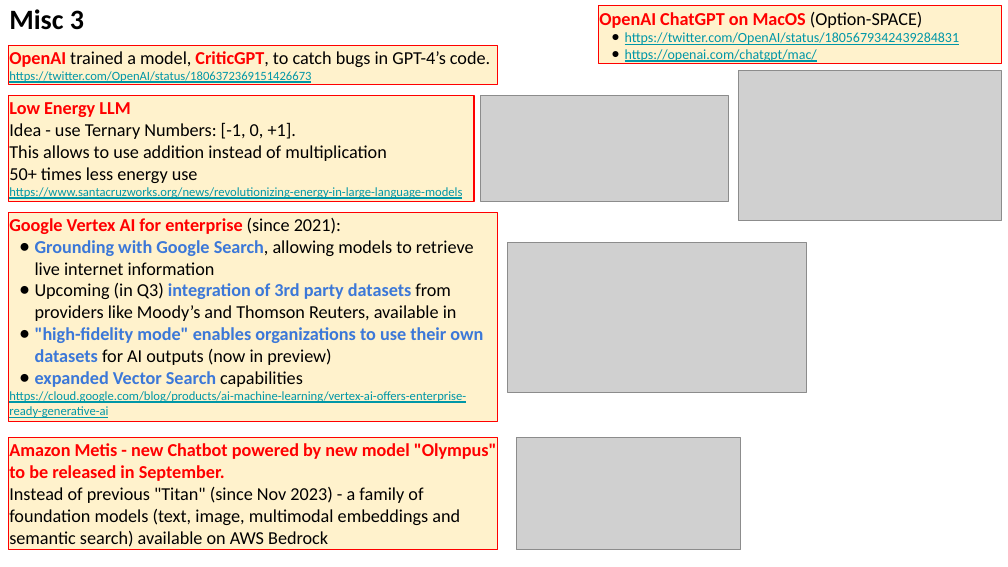
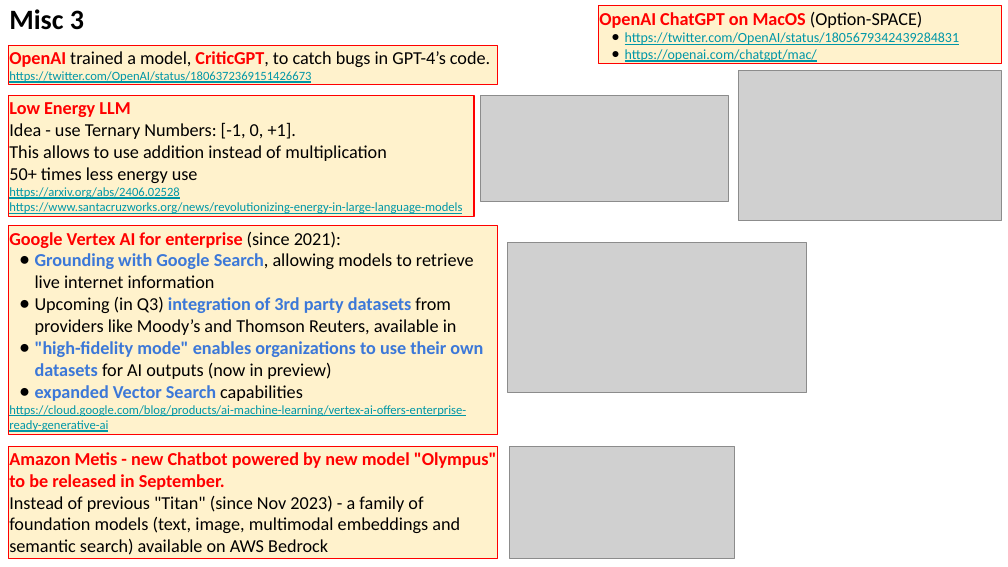
Before and after one commit to lselector/seminar, a slide deck: slide 7 of 2024/2024-06-28-AI-Updates.pptx. Drawn at 1008x567 pixels with LibreOffice and Linux fonts; fonts in the diff are those of the drawing; grey boxes stand for pictures. Boxes give left, top, right and bottom in pixels: in the first picture for what was removed or moved away, otherwise in the second. Text is boxed around its words. In the diff, an @@ line names an element or a change of style, - is before the commit and + after.

```diff
--- a/2024/2024-06-28-AI-Updates.pptx
+++ b/2024/2024-06-28-AI-Updates.pptx
@@ rectangle "Low Energy LLM": place and size @@
-rectangle "Low Energy LLM" at [8, 96, 474, 202]
+rectangle "Low Energy LLM" at [8, 96, 474, 217]
@@ text in rectangle at [9, 187, 179, 199]: paragraph added @@
+https://arxiv.org/abs/2406.02528
@@ rectangle "Google Vertex AI for enterprise ...": place and size @@
-rectangle "Google Vertex AI for enterprise ..." at [8, 213, 497, 421]
+rectangle "Google Vertex AI for enterprise ..." at [8, 226, 497, 434]
@@ rectangle "Amazon Metis - new Chatbot ...": place and size @@
-rectangle "Amazon Metis - new Chatbot ..." at [8, 437, 497, 549]
+rectangle "Amazon Metis - new Chatbot ..." at [8, 447, 497, 558]
@@ picture: place and size @@
-picture at [516, 437, 741, 549]
+picture at [510, 447, 735, 558]
```
Also in this commit, not shown: 3 other slides changed.
